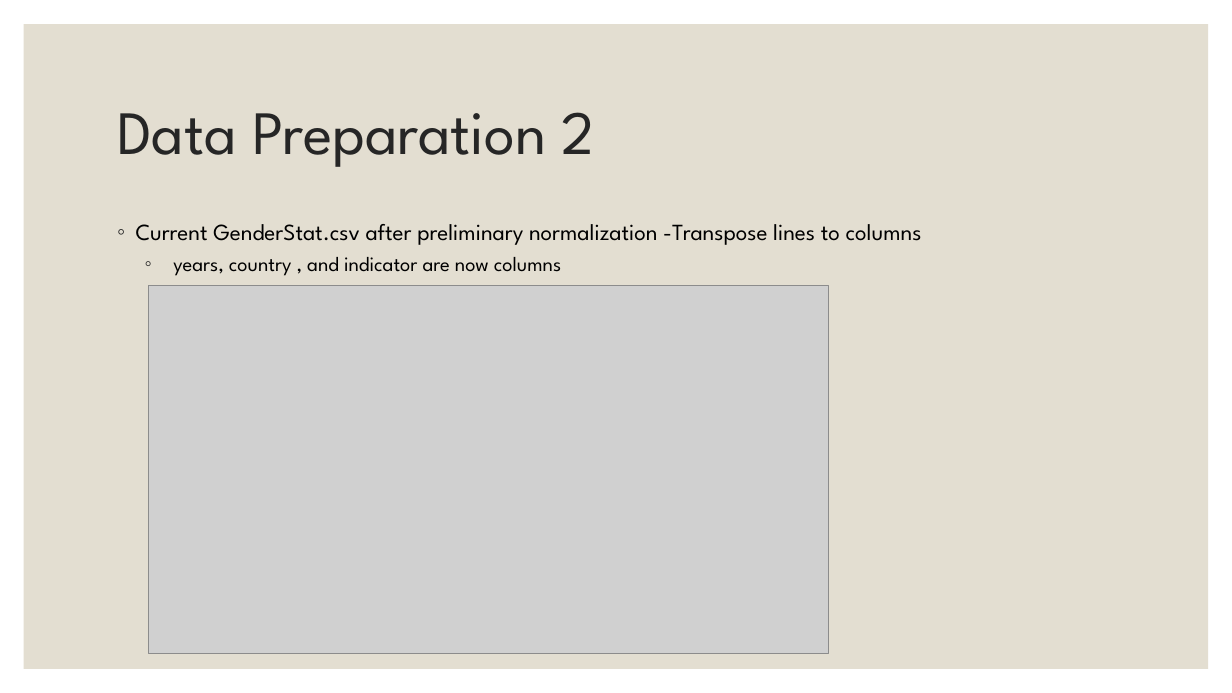
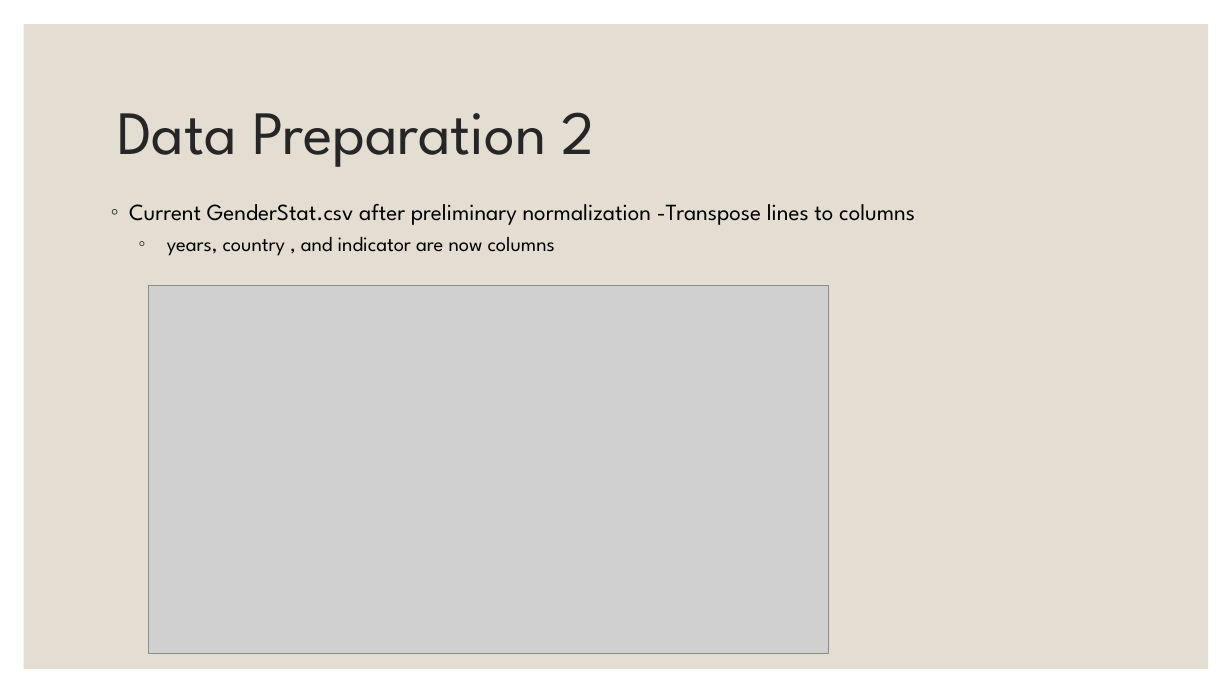
Before and after one commit to EylonSaadon/DataScienceWorkShop, a slide deck: slide 6 of Sallary gap predictionfrom Project Demo.pptx. Drawn at 1232x693 pixels with LibreOffice and Linux fonts; fonts in the diff are those of the drawing; grey boxes stand for pictures. Boxes give left, top, right and bottom in pixels: in the first picture for what was removed or moved away, otherwise in the second. Text is boxed around its words. In the diff, an @@ line names an element or a change of style, - is before the commit and + after.

```diff
--- a/Sallary gap predictionfrom Project Demo.pptx
+++ b/Sallary gap predictionfrom Project Demo.pptx
@@ text "Current GenderStat.csv after preliminary normalization ...": place and size @@
-text "Current GenderStat.csv after preliminary normalization ..." at (136, 224, 922, 276)
+text "Current GenderStat.csv after preliminary normalization ..." at (129, 204, 915, 256)
```
Also in this commit, not shown: 3 other slides changed.
